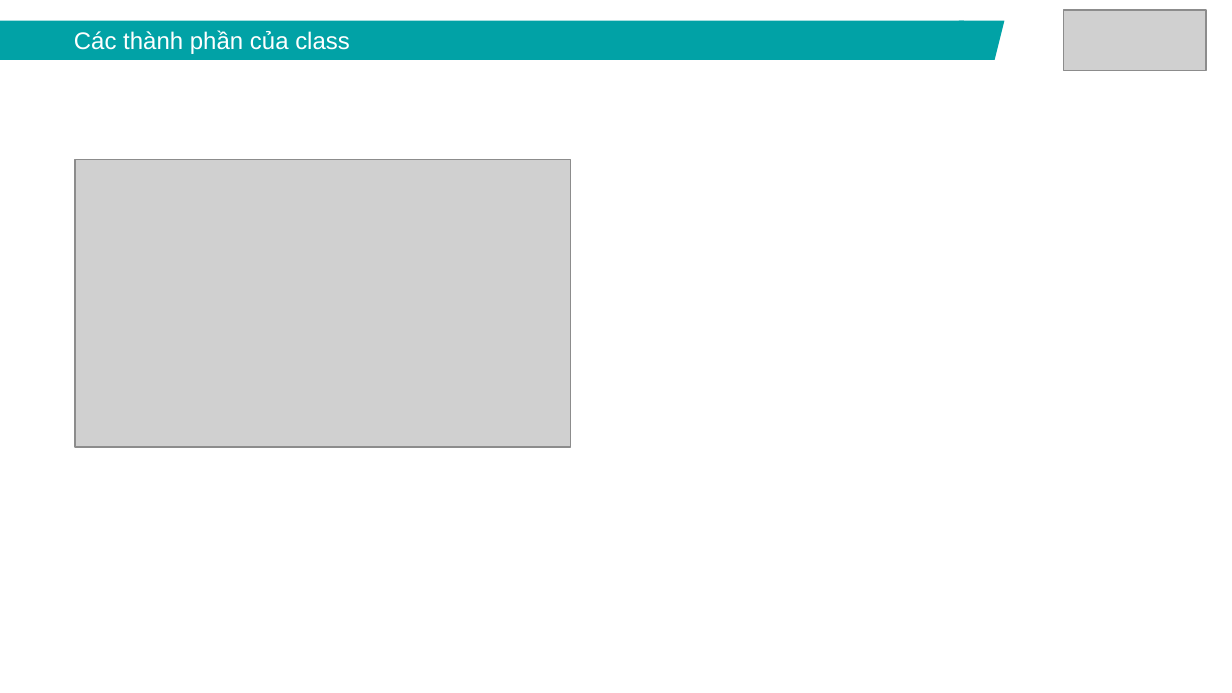
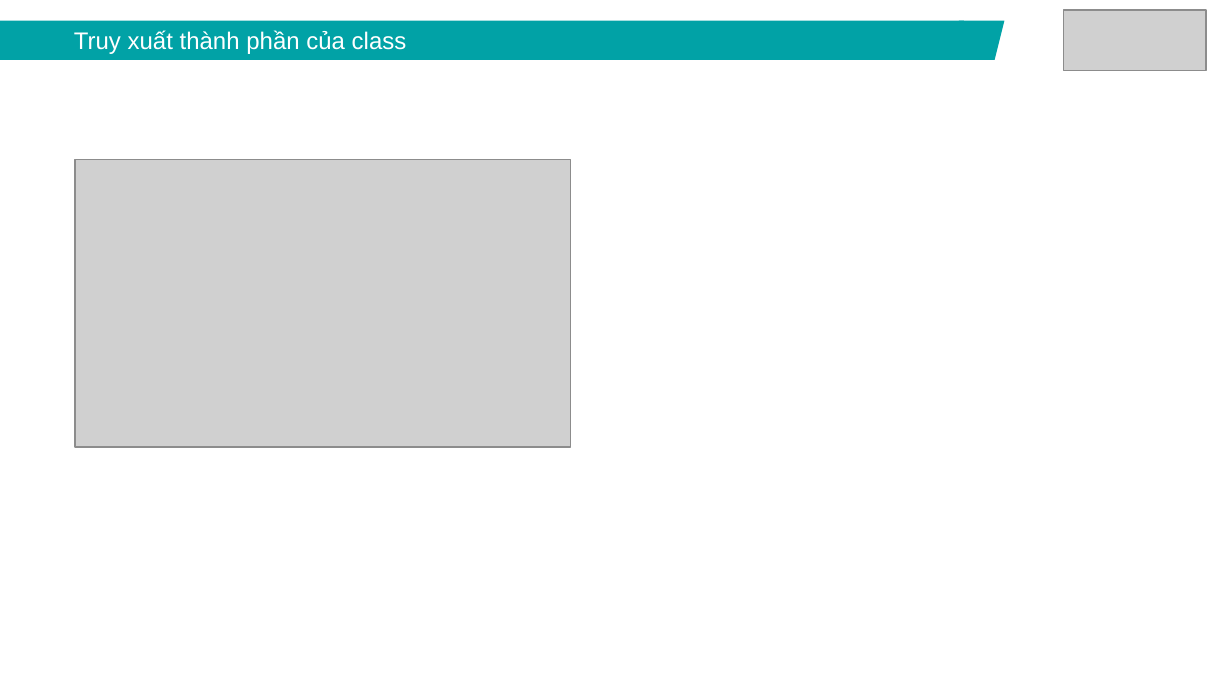
Before and after one commit to lamxung55/javacore, a slide deck: slide 13 of ppt/Java core - Lecture 5 - OOP.pptx. Drawn at 1232x693 pixels with LibreOffice and Linux fonts; fonts in the diff are those of the drawing; grey boxes stand for pictures. Boxes give left, top, right and bottom in pixels: in the first picture for what was removed or moved away, otherwise in the second. Text is boxed around its words. In the diff, an @@ line names an element or a change of style, - is before the commit and + after.

```diff
--- a/ppt/Java core - Lecture 5 - OOP.pptx
+++ b/ppt/Java core - Lecture 5 - OOP.pptx
@@ text in rectangle at (x1=74, y1=30, x2=407, y2=54): text changed @@
-Các thành phần của class
+Truy xuất thành phần của class
```
Also in this commit, not shown: 3 other slides changed, 1 other file.
